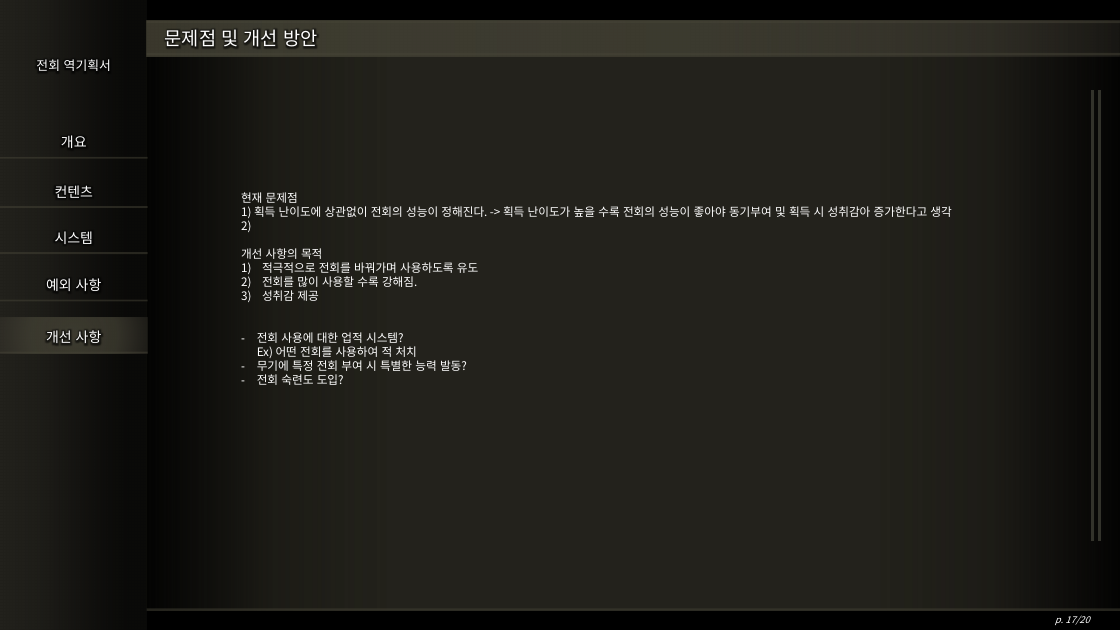
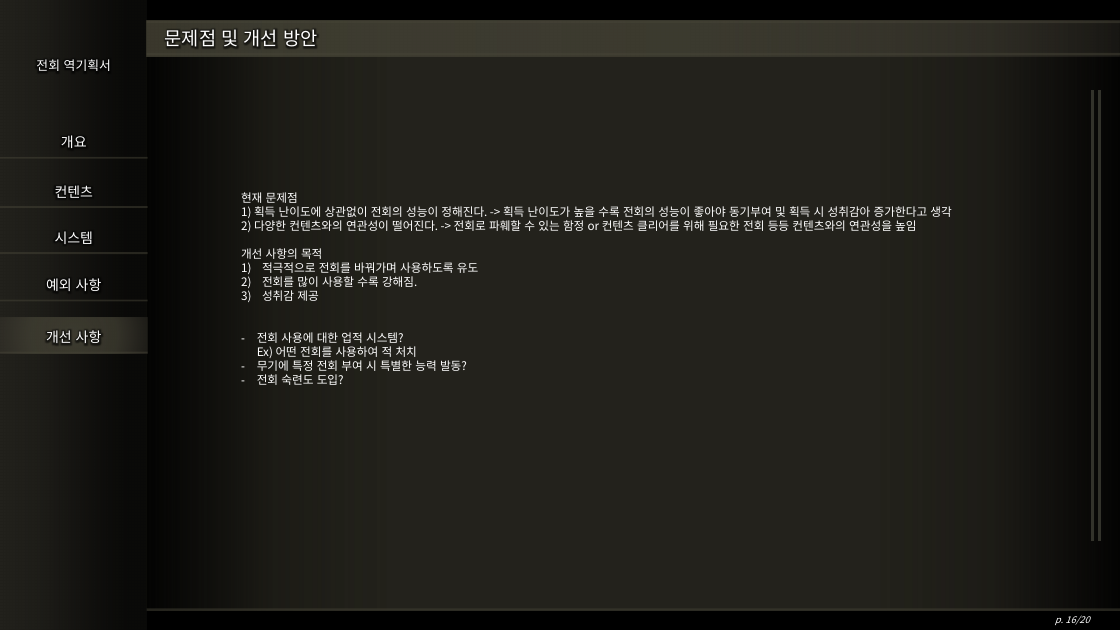
Before and after one commit to hjs0913/GameDesign, a slide deck: slide 16 of 엘든링 역기획서/엘든링_전회_역기획서.pptx (slide 17 before the commit). Drawn at 1120x630 pixels with LibreOffice and Linux fonts; fonts in the diff are those of the drawing; background and template pictures are left out. Boxes give left, top, right and bottom in pixels: in the first picture for what was removed or moved away, otherwise in the second. Text is boxed around its words. In the diff, an @@ line names an element or a change of style, - is before the commit and + after.

```diff
--- a/엘든링 역기획서/엘든링_전회_역기획서.pptx
+++ b/엘든링 역기획서/엘든링_전회_역기획서.pptx
@@ text at <box>241,220,916,232</box>: text changed @@
-2)
+2) 다양한 컨텐츠와의 연관성이 떨어진다. -> 전회로 파훼할 수 있는 함정 or 컨텐츠 클리어를 위해 필요한 전회 등등 컨텐츠와의 연관성을 높임
@@ page number at <box>1055,615,1089,625</box>: text changed @@
-p. 17/20
+p. 16/20
```
Also in this commit, not shown: 1 other slide changed, 1 slide removed.
